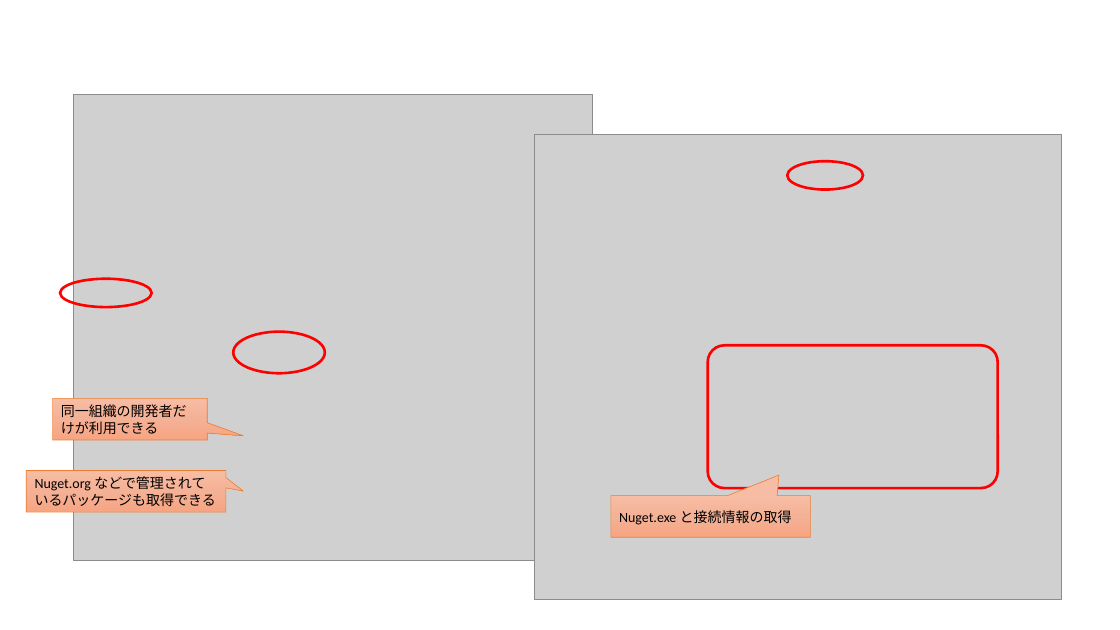
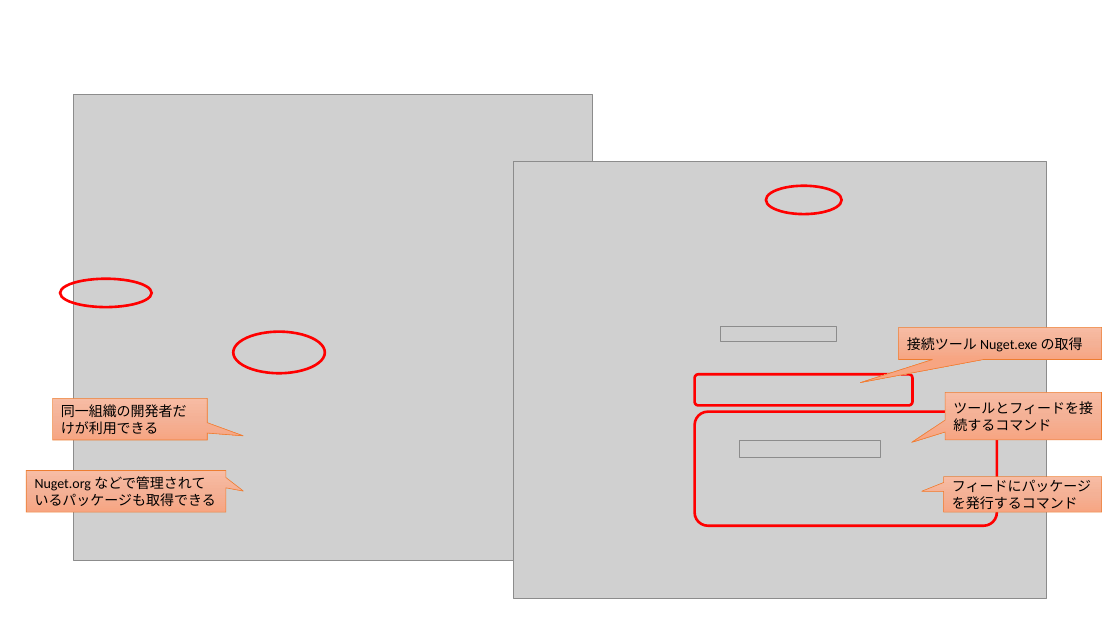
Before and after one commit to ayuina/ainaba-csa-blog, a slide deck: slide 3 of package-management-with-azure-artifacts/images/figures.pptx. Drawn at 1120x630 pixels with LibreOffice and Linux fonts; fonts in the diff are those of the drawing; grey boxes stand for pictures. Boxes give left, top, right and bottom in pixels: in the first picture for what was removed or moved away, otherwise in the second. Text is boxed around its words. In the diff, an @@ line names an element or a change of style, - is before the commit and + after.

```diff
--- a/package-management-with-azure-artifacts/images/figures.pptx
+++ b/package-management-with-azure-artifacts/images/figures.pptx
@@ picture: place and size @@
-picture at bbox=[535, 134, 1062, 600]
+picture at bbox=[514, 161, 1047, 599]
@@ ellipse: place and size @@
-ellipse at bbox=[787, 161, 863, 190]
+ellipse at bbox=[766, 186, 842, 214]
@@ picture added at bbox=[720, 327, 837, 341] @@
@@ speech box "接続ツール Nuget.exe の取得": place and size @@
-speech box "接続ツール Nuget.exe の取得" at bbox=[611, 496, 811, 537]
+speech box "接続ツール Nuget.exe の取得" at bbox=[899, 328, 1102, 360]
@@ speech box "接続ツール Nuget.exe の取得" at bbox=[899, 328, 1102, 360]: proportions changed @@
@@ text in speech box at bbox=[907, 337, 1083, 352]: text changed @@
-Nuget.exe と接続情報の取得
+接続ツール Nuget.exe の取得
@@ rounded rectangle: place and size @@
-rounded rectangle at bbox=[708, 345, 998, 488]
+rounded rectangle at bbox=[695, 375, 912, 406]
@@ rounded rectangle added at bbox=[695, 412, 997, 526], outline #FF0000 2.25 pt @@
@@ speech box added at bbox=[945, 392, 1102, 440], fill gradient #F7BDA5 to #F5B196 to #F8A582, outline #ED7D31 0.5 pt, 12 pt, text #000000 @@
+ツールとフィードを接続するコマンド
@@ picture added at bbox=[739, 440, 881, 458] @@
@@ speech box added at bbox=[944, 476, 1102, 512], fill gradient #F7BDA5 to #F5B196 to #F8A582, outline #ED7D31 0.5 pt, 12 pt, text #000000 @@
+フィードにパッケージを発行するコマンド
```
Also in this commit, not shown: 1 slide added, 3 other files.
